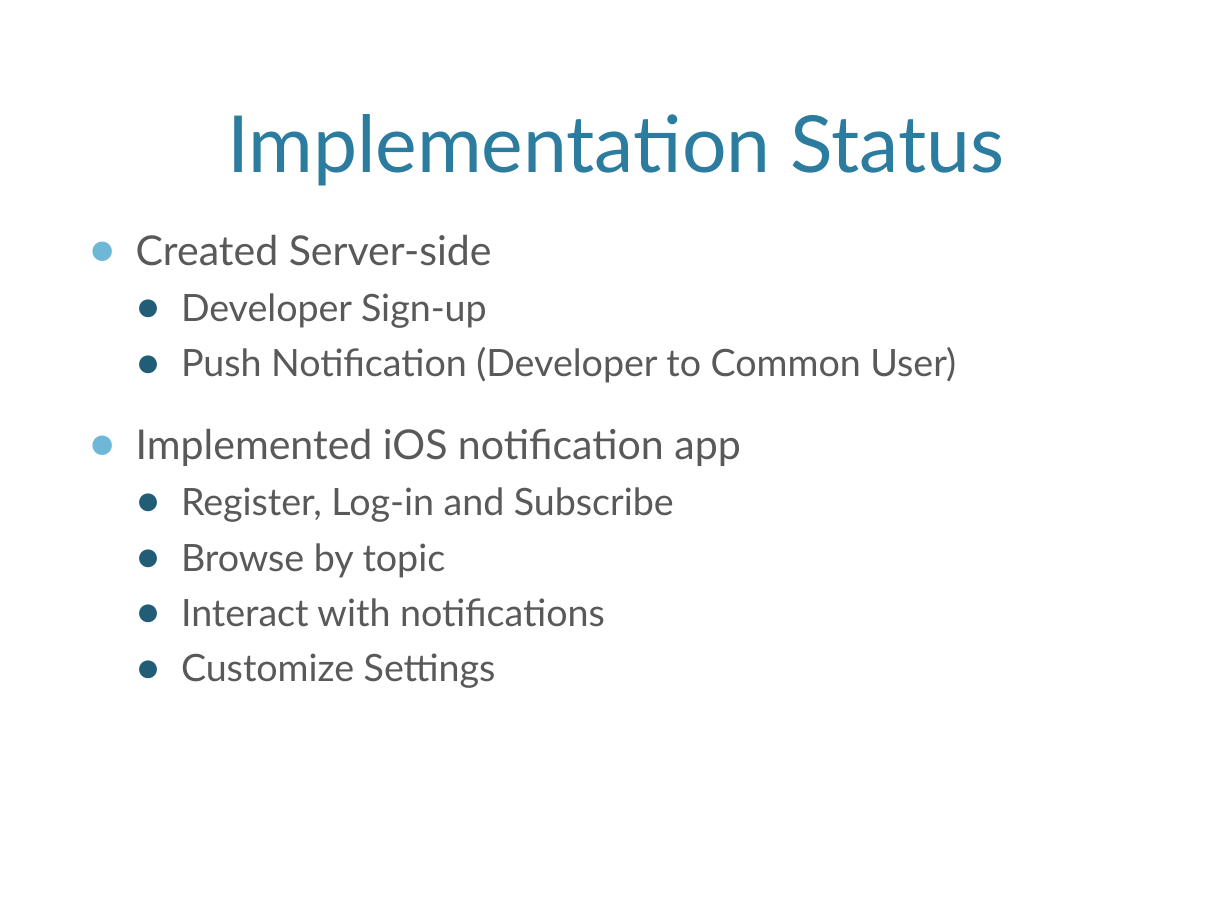
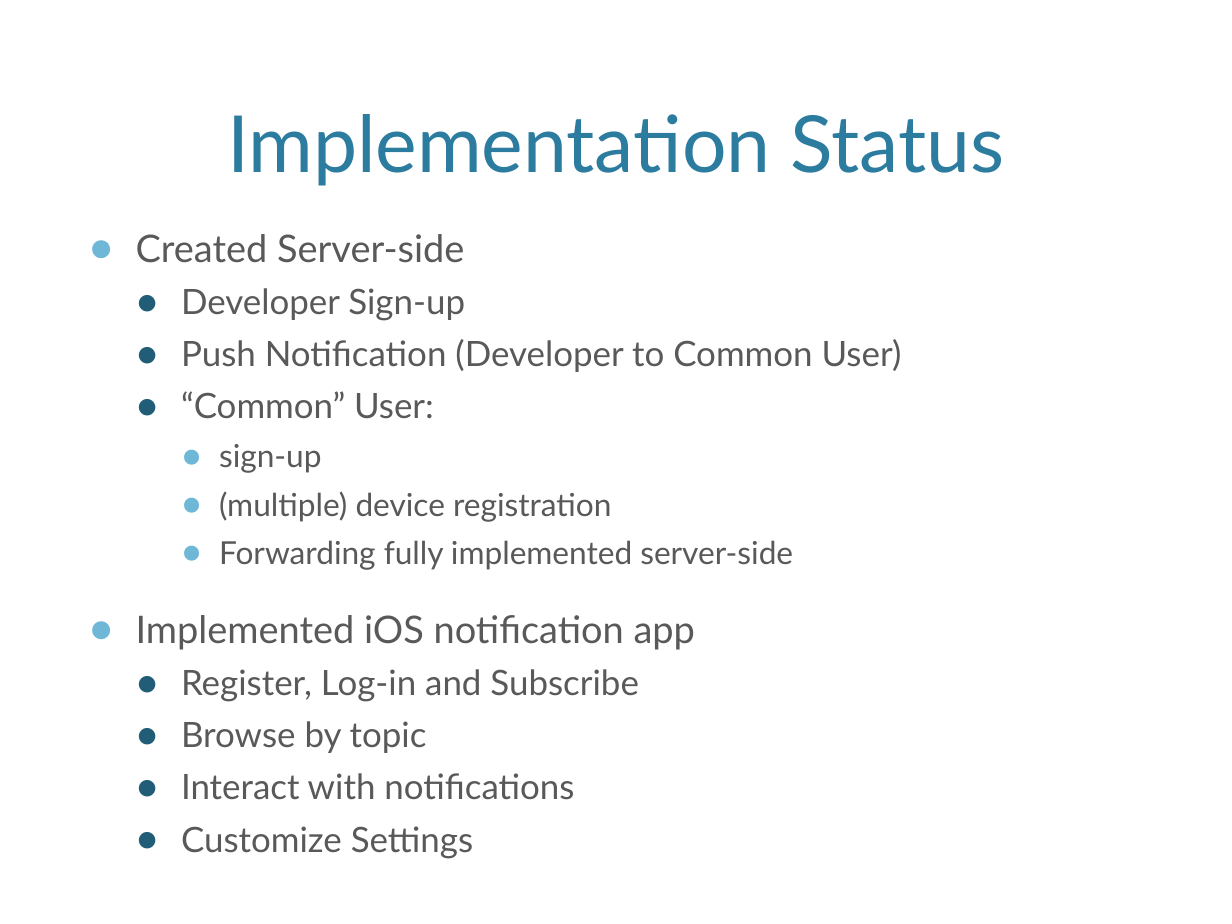
Before and after one commit to mlbvsnba/OOSE, a slide deck: slide 12 of presentations/FinalOOSEPres1.pptx. Drawn at 1232x924 pixels with LibreOffice and Linux fonts; fonts in the diff are those of the drawing; background and template pictures are left out. Boxes give left, top, right and bottom in pixels: in the first picture for what was removed or moved away, otherwise in the second. Text is boxed around its words. In the diff, an @@ line names an element or a change of style, - is before the commit and + after.

```diff
--- a/presentations/FinalOOSEPres1.pptx
+++ b/presentations/FinalOOSEPres1.pptx
@@ text at bbox=[136, 234, 902, 859]: size 24 to 22.2 pt in "Created Server-side", "Implemented iOS notification app"; size 22 to 20.4 pt in "Developer Sign-up", "Push Notification (Developer to Common User)", "Register, Log-in and Subscribe", "Browse by topic" and 2 more places @@
@@ text at bbox=[181, 391, 793, 570]: paragraphs added @@
+  ● “Common” User:
+    ● sign-up
+    ● (multiple) device registration
+    ● Forwarding fully implemented server-side
```
Also in this commit, not shown: 4 other slides changed.
